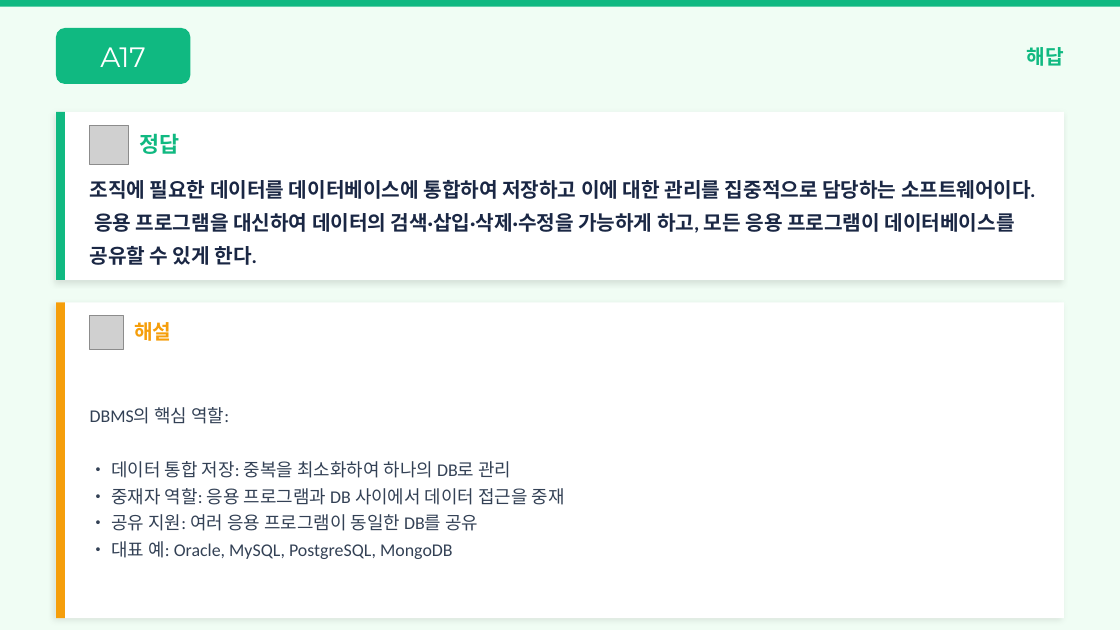
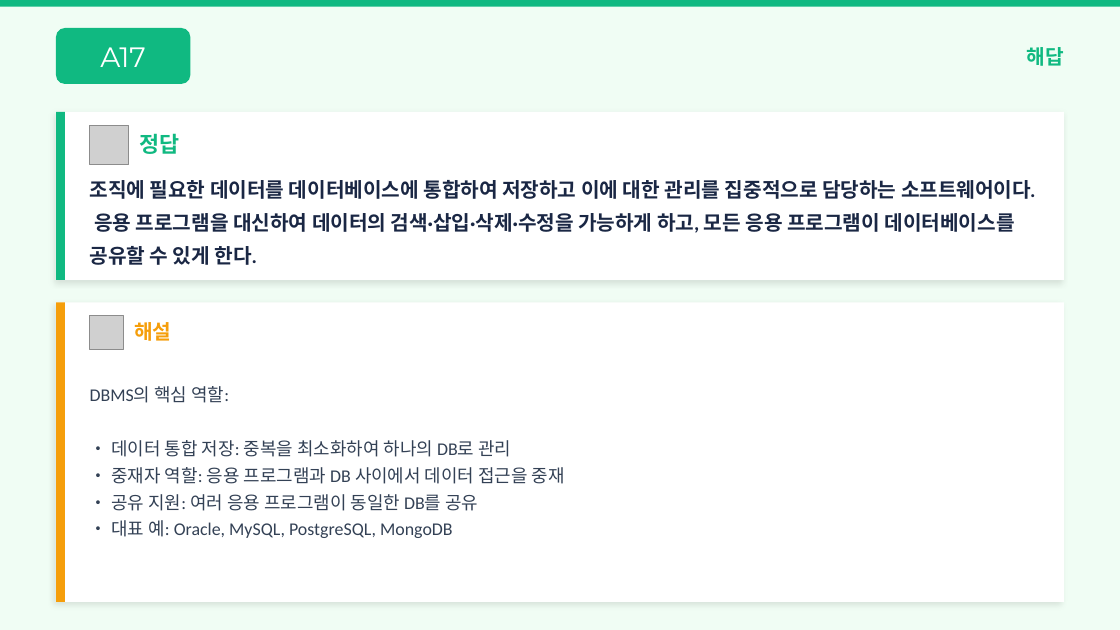
Before and after one commit to Sangdon-Park/Sangdon-Park.github.io, a slide deck: slide 38 of data/DB시스템/2장_연습문제_풀이.pptx. Drawn at 1120x630 pixels with LibreOffice and Linux fonts; fonts in the diff are those of the drawing; grey boxes stand for pictures. Boxes give left, top, right and bottom in pixels: in the first picture for what was removed or moved away, otherwise in the second. Text is boxed around its words. In the diff, an @@ line names an element or a change of style, - is before the commit and + after.

```diff
--- a/data/DB시스템/2장_연습문제_풀이.pptx
+++ b/data/DB시스템/2장_연습문제_풀이.pptx
@@ rectangle resized from (x1=56, y1=302, x2=1064, y2=618) to (x1=56, y1=302, x2=1064, y2=601) @@
@@ rectangle resized from (x1=56, y1=302, x2=65, y2=618) to (x1=56, y1=302, x2=65, y2=601) @@
@@ text "DBMS의 핵심 역할:" moved from (x1=90, y1=407, x2=565, y2=559) to (x1=90, y1=386, x2=565, y2=538) @@
```
Also in this commit, not shown: 3 other slides changed, 3 other files.
